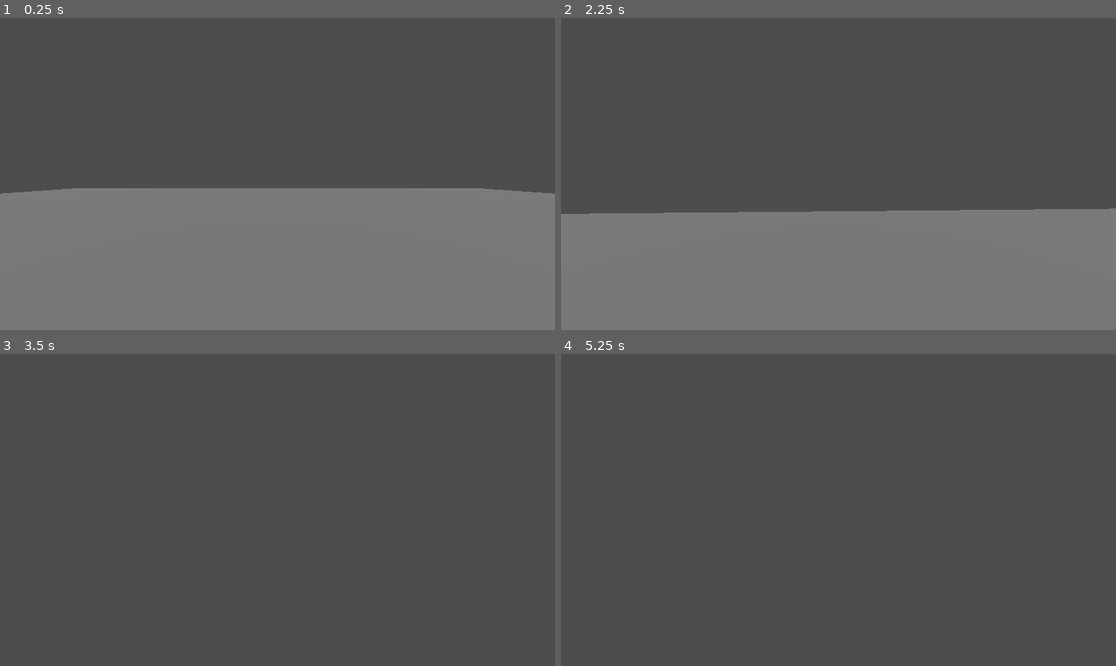
Above: before the commit, frames 1-4 (two rows, left to right).
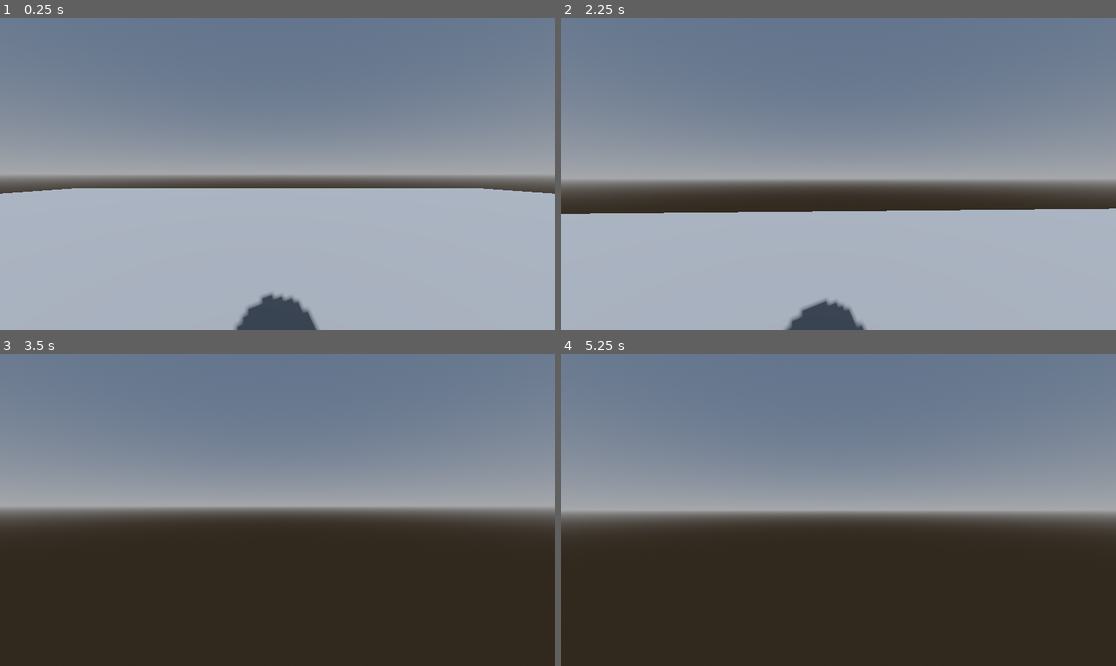
Above: after the commit, the same moments.

Repository: SheldonCarter/shooting_arbigers
Game: Godot game, scene res://levels/world.tscn
Two runs of this game, one before a commit and one after it. Both use one fixed random seed, a clock stepped at 60 frames per second and the inputs below.
Inputs (mouse positions are in pixels of both pictures, inside the frame that each line leads up to):
- Up to frame 1 (0.25 s): no input
- Up to frame 2 (2.25 s): tap Enter at 0.5 s; move the mouse to (866, 174) at 0.52 s; hold W (move_forward) from 0.53 s (still down); tap Space (jump) at 0.77, 1.52 s; move the mouse to (810, 174) at 1.27 s; move the mouse to (849, 167) at 2.02 s
- Up to frame 3 (3.5 s): keep holding W (move_forward); move the mouse to (271, 516) at 2.77 s; tap Space (jump) at 3.02 s
- Up to frame 4 (5.25 s): keep holding W (move_forward); tap Space (jump) at 3.5, 3.77, 4.52, 5 s; move the mouse to (877, 513) at 3.52 s; tap Enter at 4.25 s; move the mouse to (794, 506) at 4.27 s; move the mouse to (844, 510) at 5.02 s

The runs differ from the first frame. In frame 1, 97% of the frame differs, in the area x 0-100%, y 0-100%; in frame 2, 97%; in frame 3, 97%; in frame 4, 97%.

Commit message:
visual stuff

Diff:
--- a/levels/world.tscn
+++ b/levels/world.tscn
@@ -1,6 +1,20 @@
 [gd_scene format=3 uid="uid://b6uognxlbpejd"]
 
 [ext_resource type="PackedScene" uid="uid://cf2xenb7emrix" path="res://entities/player/player.tscn" id="1_2mgkc"]
+
+[sub_resource type="ProceduralSkyMaterial" id="ProceduralSkyMaterial_712nc"]
+
+[sub_resource type="Sky" id="Sky_tsgde"]
+sky_material = SubResource("ProceduralSkyMaterial_712nc")
+
+[sub_resource type="Environment" id="Environment_2mgkc"]
+background_mode = 2
+sky = SubResource("Sky_tsgde")
+ambient_light_source = 3
+ssr_enabled = true
+ssao_enabled = true
+ssil_enabled = true
+glow_enabled = true
 
 [sub_resource type="BoxShape3D" id="BoxShape3D_dhrd0"]
 size = Vector3(50.50995, 0.6016846, 50.5177)
@@ -18,15 +32,18 @@
 
 [node name="World" type="Node3D" unique_id=1894059485]
 
+[node name="WorldEnvironment" type="WorldEnvironment" parent="." unique_id=1691460957]
+environment = SubResource("Environment_2mgkc")
+
+[node name="DirectionalLight3D" type="DirectionalLight3D" parent="WorldEnvironment" unique_id=585264176]
+transform = Transform3D(-0.95128757, 0.308305, 9.188206e-09, -0.26106378, -0.80552304, 0.5319572, 0.16400503, 0.50604427, 0.8467713, 19.642715, 18.475994, 0)
+shadow_enabled = true
+
 [node name="Player" parent="." unique_id=433571944 instance=ExtResource("1_2mgkc")]
 transform = Transform3D(1, 0, 0, 0, 1, 0, 0, 0, 1, 0, 1.54883, 0)
 
 [node name="Camera3D" type="Camera3D" parent="." unique_id=446708573]
 transform = Transform3D(1, 0, 0, 0, 1, 0, 0, 0, 1, 0, 5.1170387, 11.543849)
-
-[node name="DirectionalLight3D" type="DirectionalLight3D" parent="." unique_id=2069126980]
-transform = Transform3D(1, 0, 0, 0, 0.7638486, 0.6453955, 0, -0.6453955, 0.7638486, 0, 13.955779, 0)
-shadow_enabled = true
 
 [node name="Objects" type="Node3D" parent="." unique_id=1970302338]
 
--- a/project.godot
+++ b/project.godot
@@ -14,6 +14,10 @@
 run/main_scene="uid://b6uognxlbpejd"
 config/features=PackedStringArray("4.7", "Forward Plus")
 config/icon="res://icon.svg"
+
+[display]
+
+window/size/always_on_top=true
 
 [input]
 
